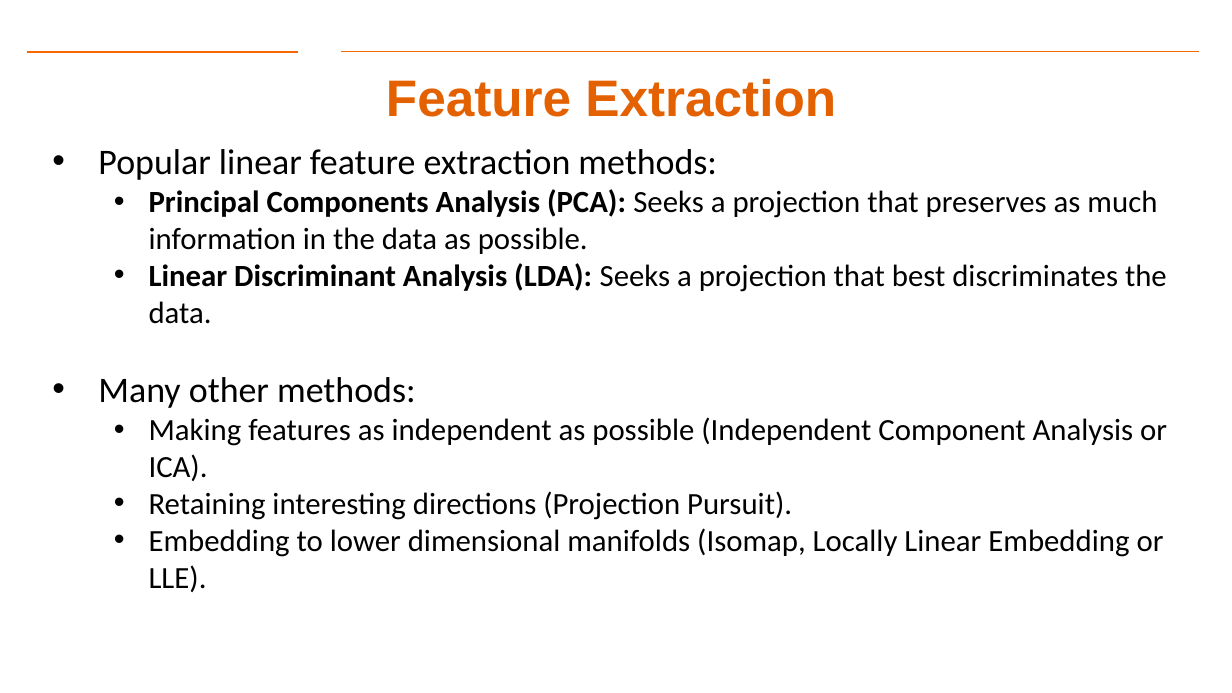
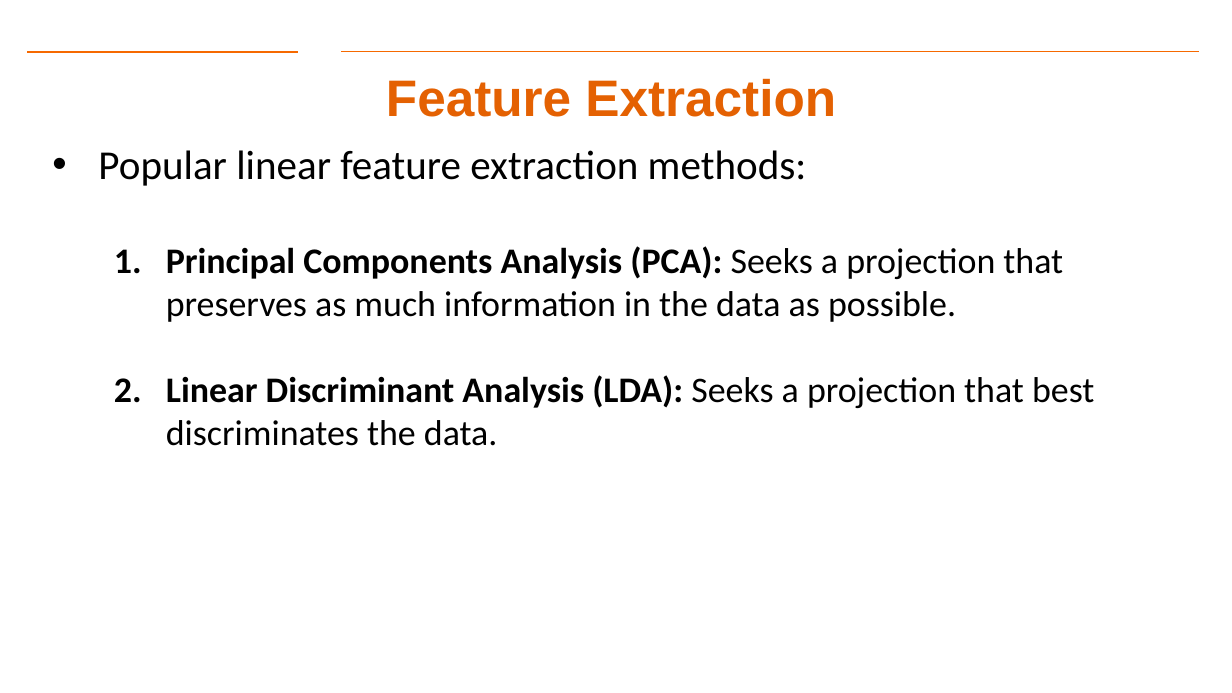
Before and after one commit to gk5951/RIT-DSCI-633-FDS, a slide deck: slide 10 of Syllabus/Lecture14/Lec14.pptx. Drawn at 1232x693 pixels with LibreOffice and Linux fonts; fonts in the diff are those of the drawing; background and template pictures are left out. Boxes give left, top, right and bottom in pixels: in the first picture for what was removed or moved away, otherwise in the second. Text is boxed around its words. In the diff, an @@ line names an element or a change of style, - is before the commit and + after.

```diff
--- a/Syllabus/Lecture14/Lec14.pptx
+++ b/Syllabus/Lecture14/Lec14.pptx
@@ text "Popular linear feature extraction methods:" at [98,150,1094,446]: size 28 to 32 pt in "Popular linear feature extraction methods:"; size 24 to 28 pt in "Principal Components Analysis (PCA): Seeks a projection ...", "Linear Discriminant Analysis (LDA): Seeks a projection ..."; bullet • to 1. @@
@@ text at [98,377,1167,592]: paragraphs removed @@
-• Many other methods:
-  • Making features as independent as possible (Independent Component Analysis or ICA).
-  • Retaining interesting directions (Projection Pursuit).
-  • Embedding to lower dimensional manifolds (Isomap, Locally Linear Embedding or LLE).
```
Also in this commit, not shown: 3 other slides changed.
